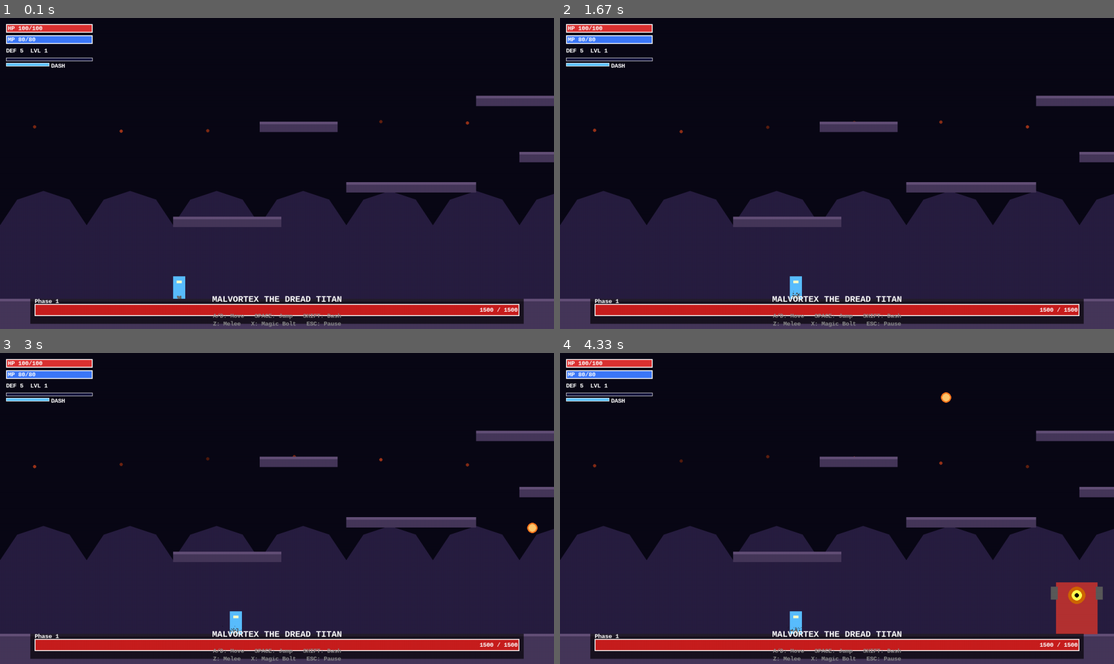
Above: before the commit, frames 1-4 (two rows, left to right).
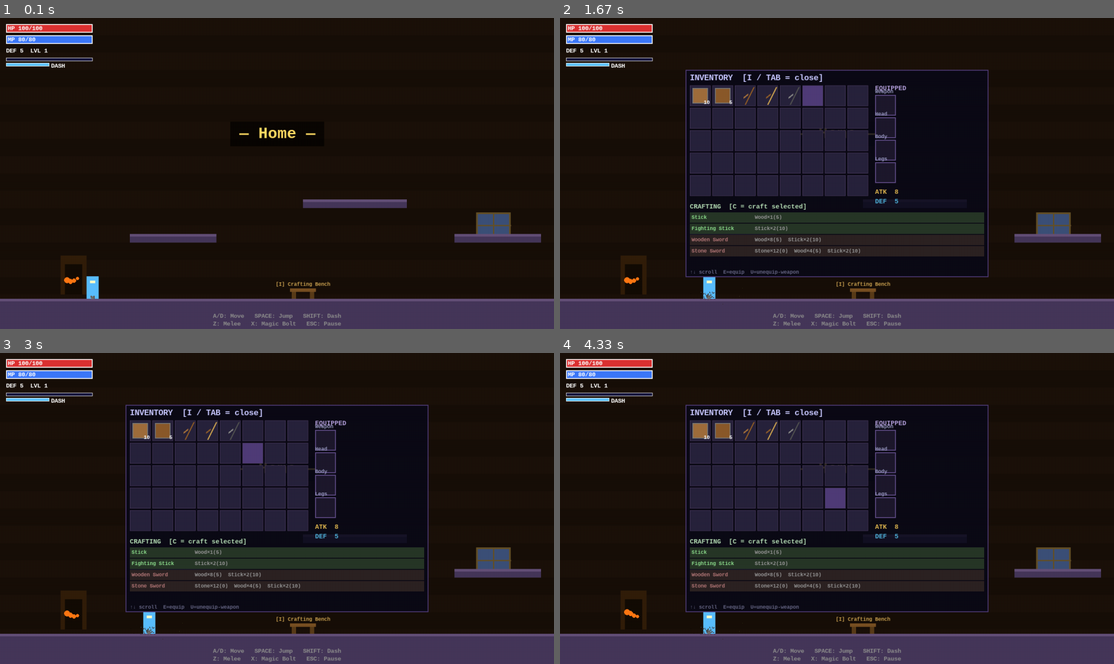
Above: after the commit, the same moments.

Repository: kyrusoo/uni-pygame
Game: pygame game, started from main.py
The game is run twice, just before and just after one commit, with the same random seed, the same clock (stepped at 60 frames per second) and the same inputs.
Inputs (mouse positions are in pixels of both pictures, inside the frame that each line leads up to):
- Up to frame 1 (0.1 s): no input
- Up to frame 2 (1.67 s): hold Right 0.33-0.8 s; tap Z at 0.83 s; tap I at 1.17 s; press the mouse at (814, 95) at 1.53 s; move the mouse to (787, 101) at 1.63 s
- Up to frame 3 (3 s): release the mouse at (199, 443) at 1.77 s; press the mouse at (160, 430) at 1.87 s; move the mouse to (160, 520) at 1.97 s; release the mouse at (155, 608) at 2.1 s; press the mouse at (160, 474) at 2.2 s; move the mouse to (132, 471) at 2.3 s; release the mouse at (105, 468) at 2.43 s; press the mouse at (299, 499) at 2.53 s; move the mouse to (326, 464) at 2.63 s; release the mouse at (354, 433) at 2.77 s; press the mouse at (254, 452) at 2.87 s; move the mouse to (216, 536) at 2.97 s
- Up to frame 4 (4.33 s): release the mouse at (737, 620) at 3.1 s; press the mouse at (792, 520) at 3.2 s; move the mouse to (715, 471) at 3.3 s; release the mouse at (643, 424) at 3.43 s; press the mouse at (814, 452) at 3.53 s; move the mouse to (853, 424) at 3.63 s; release the mouse at (892, 393) at 3.77 s; press the mouse at (698, 499) at 3.87 s; move the mouse to (792, 480) at 3.97 s; release the mouse at (892, 464) at 4.1 s; press the mouse at (837, 499) at 4.2 s; move the mouse to (753, 449) at 4.3 s

The runs differ from the first frame. In frame 1, 41% of the frame differs, in the area x 0-100%, y 24-99%; in frame 2, 51%; in frame 3, 51%; in frame 4, 51%, in the area x 0-100%, y 12-99%.

Commit message:
fixing bugs, rewriting main.py

Diff:
--- a/main.py
+++ b/main.py
@@ -1,131 +1,27 @@
 #!/usr/bin/env python3
 # =============================================================================
-# main.py — Entry point and main game loop
+# main.py — Entry point with scene manager integration
 #
-# Responsibilities:
-#   - Window / clock setup
-#   - Scene management (gameplay, pause, game-over, victory)
-#   - Connecting Player ↔ Boss ↔ World ↔ AttackManager ↔ ParticleSystem
-#   - Collision resolution between attacks and entities
-#   - Screen shake compositionw
+# This version delegates ALL game logic to SceneManager.
+# Main loop only handles:
+#   - Window/clock setup
+#   - Event collection
+#   - scene_manager.update() + scene_manager.draw()
 #
-# TODO: Add a title screen, multiple boss arenas, save/load system.
+# The old boss-only logic is now inside scene_manager.py as one of 4 zones.
 # =============================================================================
 
 import sys
-import random
-import math
+import os
 import pygame
 
 # Ensure src package is importable when run from project root
-import os
 sys.path.insert(0, os.path.dirname(__file__))
 
-from src.settings  import *
-from src.world     import World
-from src.player    import Player
-from src.boss      import Boss
-from src.attacks   import AttackManager
-from src.particles import ParticleSystem, ScreenShake
-from src.ui        import UI
+from src.settings import *
+from src.scene_manager import SceneManager
+from src.ui import UI
 
-
-# ── Damage calculation ────────────────────────────────────────────────────────
-
-def calc_damage(base: int, defense: int,
-                crit_chance: float, crit_multi: float) -> tuple[int, bool]:
-    """
-    Returns (final_damage, is_crit).
-    final_damage = max(1, base - defense) * (crit_multi if crit else 1)k
-    """
-    raw   = max(1, base - defense)
-    is_crit = random.random() < crit_chance
-    return (int(raw * crit_multi) if is_crit else raw), is_crit
-
-
-# ── Collision resolution ──────────────────────────────────────────────────────
-
-def resolve_attacks(attack_manager: AttackManager,
-                    player: Player,
-                    boss: Boss,
-                    particles: ParticleSystem,
-                    shake: ScreenShake):
-    """
-    Check every live attack against its target entity.
-    Player attacks → boss
-    Boss attacks   → player
-    """
-    consumed_hitboxes = set()
-
-    # ── Projectiles ───────────────────────────────────────────────────────
-    for proj in attack_manager.projectiles:
-        if not proj.alive:
-            continue
-
-        if proj.owner == 'boss' and player.alive and not player.invincible:
-            if proj.rect.colliderect(player.rect):
-                dmg, crit = calc_damage(
-                    proj.damage, player.defense,
-                    0.0, 1.0,   # boss crits not used here
-                )
-                player.take_damage(dmg, knockback_x=proj.vx * 0.3,
-                                   knockback_y=-180, particles=particles)
-                shake.add(0.35)
-                if not proj.pierce:
-                    proj.alive = False
-
-        elif proj.owner == 'player' and boss.alive:
-            if proj.rect.colliderect(boss.rect):
-                dmg, crit = calc_damage(
-                    proj.damage, boss.defense,
-                    PLAYER_CRIT_CHANCE, PLAYER_CRIT_MULTI,
-                )
-                boss.take_damage(dmg, crit, particles)
-                shake.add(0.2)
-                if not proj.pierce:
-                    proj.alive = False
-
-    # ── Melee hitboxes ────────────────────────────────────────────────────
-    for idx, hb in enumerate(attack_manager.hitboxes):
-        if not hb.alive or idx in consumed_hitboxes:
-            continue
-
-        if hb.owner == 'boss' and player.alive and not player.invincible:
-            if hb.rect.colliderect(player.rect):
-                dmg, _ = calc_damage(hb.damage, player.defense, 0.0, 1.0)
-                player.take_damage(dmg,
-                                   knockback_x=hb.knockback[0],
-                                   knockback_y=hb.knockback[1],
-                                   particles=particles)
-                shake.add(0.45)
-                consumed_hitboxes.add(idx)
-
-        elif hb.owner == 'player' and boss.alive:
-            if hb.rect.colliderect(boss.rect):
-                dmg, crit = calc_damage(
-                    hb.damage, boss.defense,
-                    PLAYER_CRIT_CHANCE, PLAYER_CRIT_MULTI,
-                )
-                boss.take_damage(dmg, crit, particles)
-                shake.add(0.28 if not crit else 0.5)
-                consumed_hitboxes.add(idx)
-
-
-# ── Game factory ─────────────────────────────────────────────────────────────
-
-def make_game():
-    """Construct a fresh game state. Called at start and on restart."""
-    world   = World()
-    player  = Player(x=400.0, y=float(FLOOR_Y - Player.HEIGHT))
-    boss    = Boss(x=float(ARENA_WIDTH // 2), y=float(FLOOR_Y))
-    atk_mgr = AttackManager()
-    psys    = ParticleSystem()
-    shake   = ScreenShake()
-    ui      = UI()
-    return world, player, boss, atk_mgr, psys, shake, ui
-
-
-# ── Main ──────────────────────────────────────────────────────────────────────
 
 def main():
     pygame.init()
@@ -133,11 +29,9 @@
     pygame.display.set_caption(TITLE)
     clock  = pygame.time.Clock()
 
-    world, player, boss, atk_mgr, psys, shake, ui = make_game()
-
-    paused    = False
-    game_over = False
-    victory   = False
+    # ── Initialize scene manager (handles everything) ─────────────────────
+    scene_mgr = SceneManager()
+    ui        = UI()
 
     running = True
     while running:
@@ -145,78 +39,19 @@
         raw_dt = clock.tick(FPS) / 1000.0
         dt     = min(raw_dt, 0.05)   # clamp to avoid spiral of death
 
-        # ── Events ────────────────────────────────────────────────────────
-        for event in pygame.event.get():
+        # ── Collect events ────────────────────────────────────────────────
+        events = pygame.event.get()
+        for event in events:
             if event.type == pygame.QUIT:
                 running = False
 
-            if event.type == pygame.KEYDOWN:
-                if event.key == pygame.K_ESCAPE:
-                    if not game_over and not victory:
-                        paused = not paused
+        keys = pygame.key.get_pressed()
 
-                if event.key == pygame.K_r:
-                    world, player, boss, atk_mgr, psys, shake, ui = make_game()
-                    paused    = False
-                    game_over = False
-                    victory   = False
-
-                if event.key == pygame.K_q:
-                    running = False
-
-        # ── Update ────────────────────────────────────────────────────────
-        if not paused and not game_over and not victory:
-            keys = pygame.key.get_pressed()
-
-            # Player input → spawn attacks
-            player.handle_input(keys, dt, atk_mgr, psys)
-
-            # Entity updates
-            player.update(dt, world, psys)
-            boss.update(dt, player.rect, atk_mgr, psys, world)
-
-            # Attack system
-            atk_mgr.update(dt, psys)
-            resolve_attacks(atk_mgr, player, boss, psys, shake)
-
-            # Particles
-            psys.update(dt)
-
-            # Camera
-            world.update(player.rect, dt)
-
-            # Screen shake
-            shake_off = shake.update(dt)
-
-            # State transitions
-            if not player.alive and player.dead_timer > 1.5:
-                game_over = True
-            if not boss.alive and boss.dead_timer > 2.5:
-                victory = True
-                player.gain_xp(500)   # big XP dump on kill
-
-            # UI
-            ui.update(dt, player, boss)
-        else:
-            shake_off = (0, 0)
+        # ── Update (scene manager does everything) ────────────────────────
+        scene_mgr.update(dt, keys, events)
 
         # ── Draw ──────────────────────────────────────────────────────────
-        cam_off = world.camera.apply_shake(shake_off)
-
-        # World (background + platforms)
-        world.draw(screen)
-        # Re-draw platforms with shake offset
-        # (world.draw uses camera.offset; we re-apply shake manually below)
-
-        # Redraw with shake — blit everything to a temp surface then offset
-        # For simplicity, we draw directly; shake only affects entity layers:
-        atk_mgr.draw(screen, cam_off)
-        player.draw(screen, cam_off)
-        boss.draw(screen, cam_off)
-        psys.draw(screen, cam_off)
-
-        # UI (always screen-space, no camera offset)
-        ui.draw(screen, player, boss, paused, game_over, victory)
+        scene_mgr.draw(screen, ui)
 
         pygame.display.flip()
 
--- a/src/inventory.py
+++ b/src/inventory.py
@@ -5,13 +5,22 @@
 # TODO: Drag-and-drop, item tooltips on hover, hotbar quick-select.
 # =============================================================================
 
+# =============================================================================
+# inventory.py — Inventory grid, equipment slots, crafting UI
+# =============================================================================
+
+from __future__ import annotations
+
 import pygame
-from __future__ import annotations
+
 from src.settings import *
-from src.items import (Item, ITEMS, RECIPES,
-                       CATEGORY_WEAPON, CATEGORY_ARMOR, CATEGORY_CONSUMABLE, CATEGORY_RESOURCE,
-                       SLOT_HEAD, SLOT_BODY, SLOT_LEGS,
-                       WTYPE_MELEE)
+from src.items import (
+    Item, ITEMS, RECIPES,
+    CATEGORY_WEAPON, CATEGORY_ARMOR,
+    CATEGORY_CONSUMABLE, CATEGORY_RESOURCE,
+    SLOT_HEAD, SLOT_BODY, SLOT_LEGS,
+    WTYPE_MELEE
+)
 
 
 # ── Inventory slot ────────────────────────────────────────────────────────────
--- a/src/ui.py
+++ b/src/ui.py
@@ -216,3 +216,12 @@
             self.draw_game_over(surface)
         elif victory:
             self.draw_victory(surface, player)
+
+    def draw_zone_hud(self, surface, player, zone_id):
+        """
+        HUD для обычных зон (не босса).
+        """
+        self._draw_player_hud(surface, player)
+
+        if self._time < 8.0:
+            self._draw_controls(surface)
